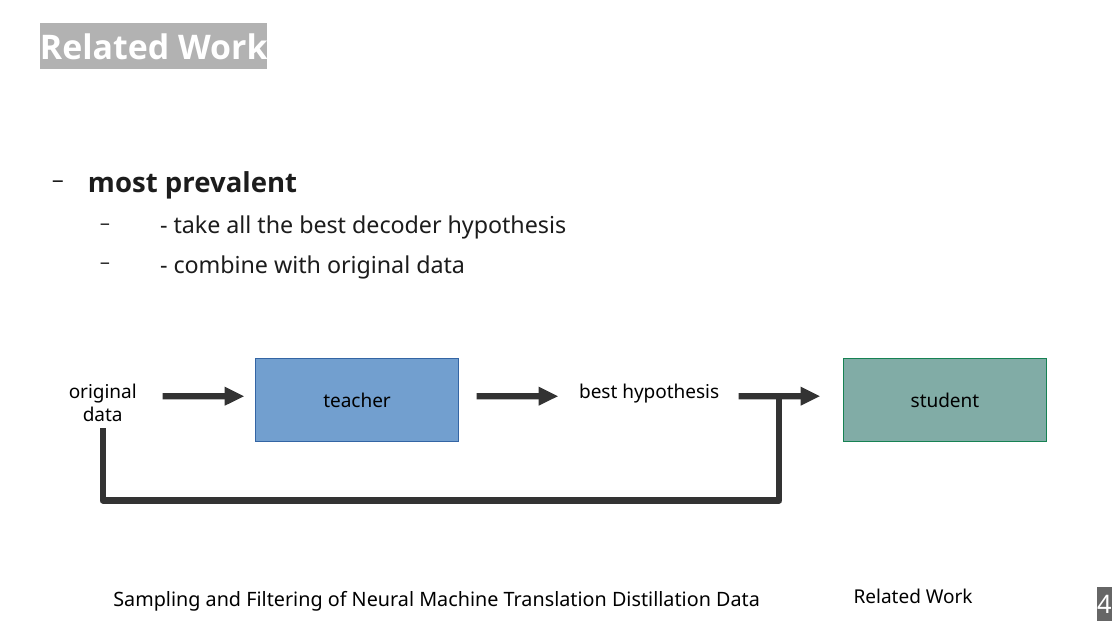
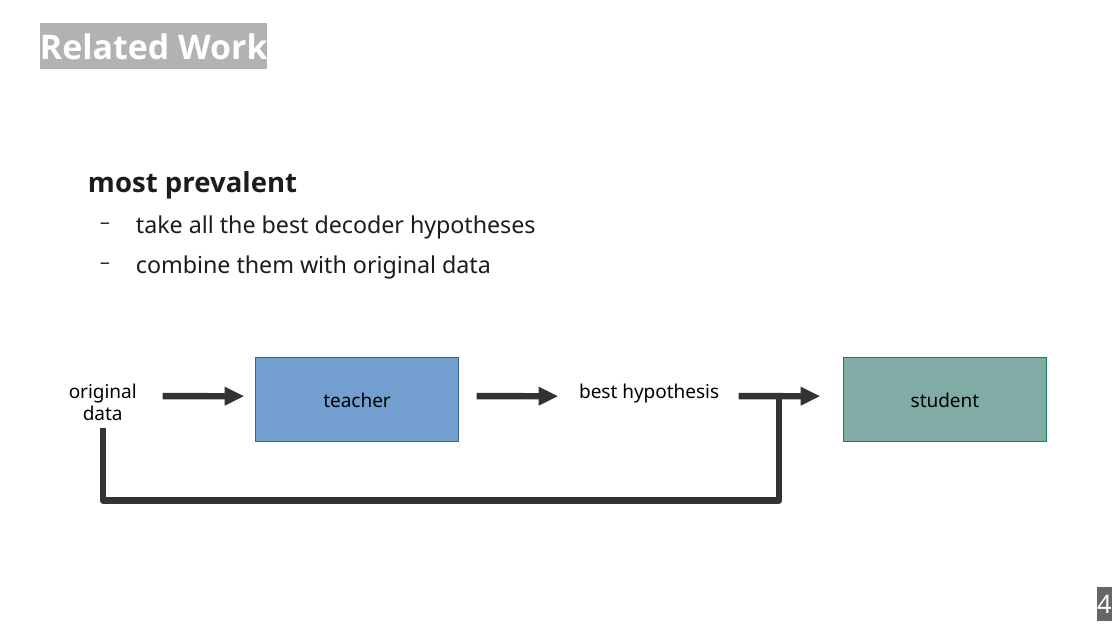
Before and after one commit to zouharvi/reference-mt-distill, a slide deck: slide 4 of meta/final_presentation.odp. Drawn at 1120x630 pixels with LibreOffice and Linux fonts; fonts in the diff are those of the drawing. Boxes give left, top, right and bottom in pixels: in the first picture for what was removed or moved away, otherwise in the second. Text is boxed around its words. In the diff, an @@ line names an element or a change of style, - is before the commit and + after.

```diff
--- a/meta/final_presentation.odp
+++ b/meta/final_presentation.odp
@@ text at (x1=136, y1=215, x2=536, y2=279): text changed @@
-  − - take all the best decoder hypothesis
-  − - combine with original data
+  − take all the best decoder hypotheses
+  − combine them with original data
@@ text removed at (x1=113, y1=591, x2=760, y2=611) @@
-Sampling and Filtering of Neural Machine Translation Distillation Data
@@ text removed at (x1=854, y1=588, x2=973, y2=604) @@
-Related Work
```
Also in this commit, not shown: 18 other slides changed.
